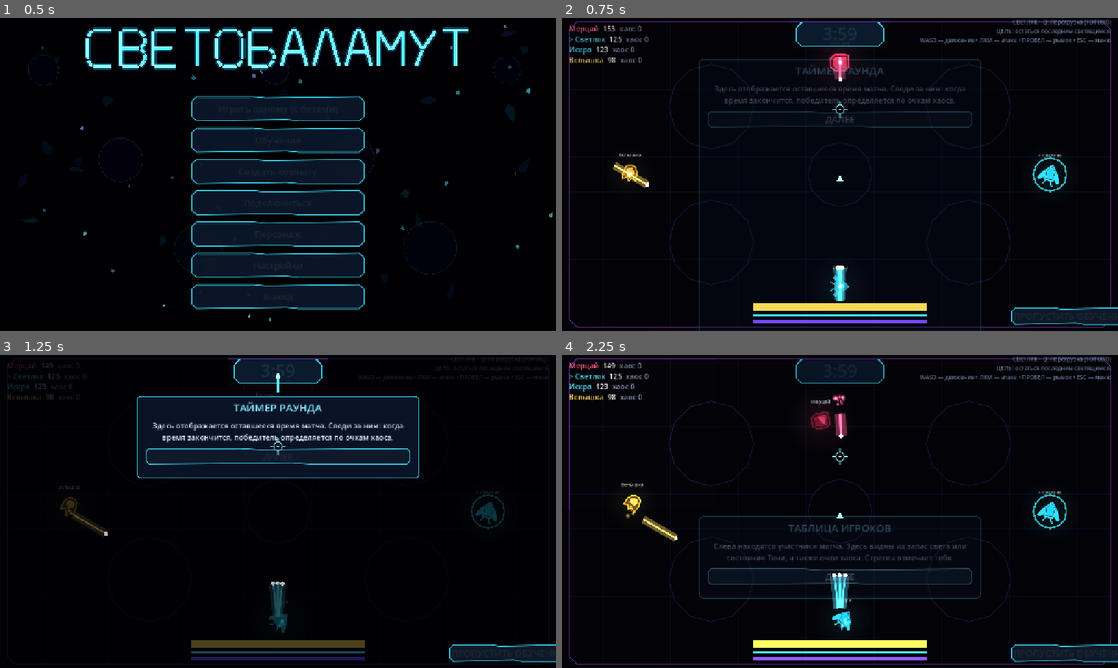
Above: before the commit, frames 1-4 (two rows, left to right).
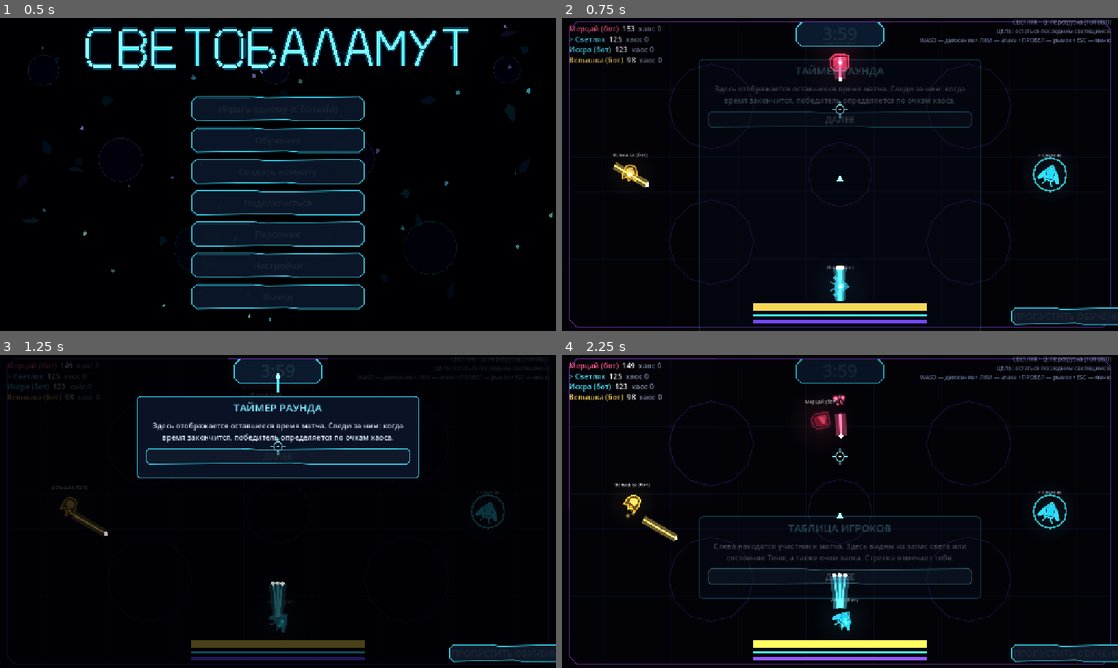
Above: after the commit, the same moments.

Repository: DvoreZZKy/svetobalamut
Game: Godot game, scene res://scenes/menu.tscn
The game is run twice, just before and just after one commit, with the same random seed, the same clock (stepped at 60 frames per second) and the same inputs.
Inputs (mouse positions are in pixels of both pictures, inside the frame that each line leads up to):
- Up to frame 1 (0.5 s): no input
- Up to frame 2 (0.75 s): click "Играть одному (с ботами)" at 0.5 s
- Up to frame 3 (1.25 s): no input
- Up to frame 4 (2.25 s): tap Enter (restart) at 1.25 s; move the mouse to (962, 495) at 1.27 s; hold D (right) 1.28-2 s; tap Q (ability) at 1.35 s; click (962, 495) at 1.42 s; click "ДАЛЕЕ" at 2 s

Frame 1 is identical in both runs. In frame 2, 0.4% of the frame differs, in the area x 5-53%, y 2-81%; in frame 3, less than 0.1%; in frame 4, 0.5%, in the area x 5-54%, y 2-80%.

Commit message:
Expose bot identity in match snapshots

Diff:
--- a/scripts/sim.gd
+++ b/scripts/sim.gd
@@ -726,7 +726,7 @@
 		pl.append({"i": p.id, "n": p.name, "p": p.pos, "v": p.vel, "a": p.aim, "l": p.light,
 			"s": p.shadow, "k": p.kind, "c": p.ci, "hat": p.hat, "outfit": p.outfit,
 			"iv": p.inv, "dc": p.dash_cd, "pt": p.pts,
-			"hpmax": p.max_light, "acd": p.ability_cd, "ab": p.ability_t,
+			"hpmax": p.max_light, "acd": p.ability_cd, "ab": p.ability_t, "bot": not p.human,
 			"ki": p.kills, "dr": p.derp_t, "d": p.decoy, "h": p.hit_t, "dt": p.dash_t > 0.0})
 	var bl: Array = []
 	for b in bullets:
